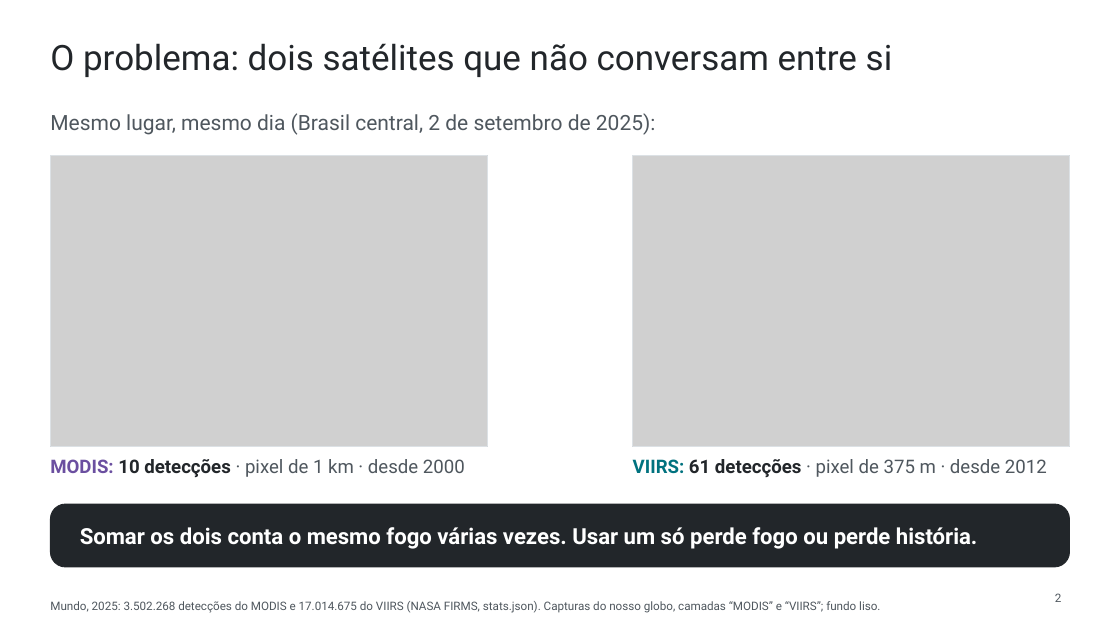
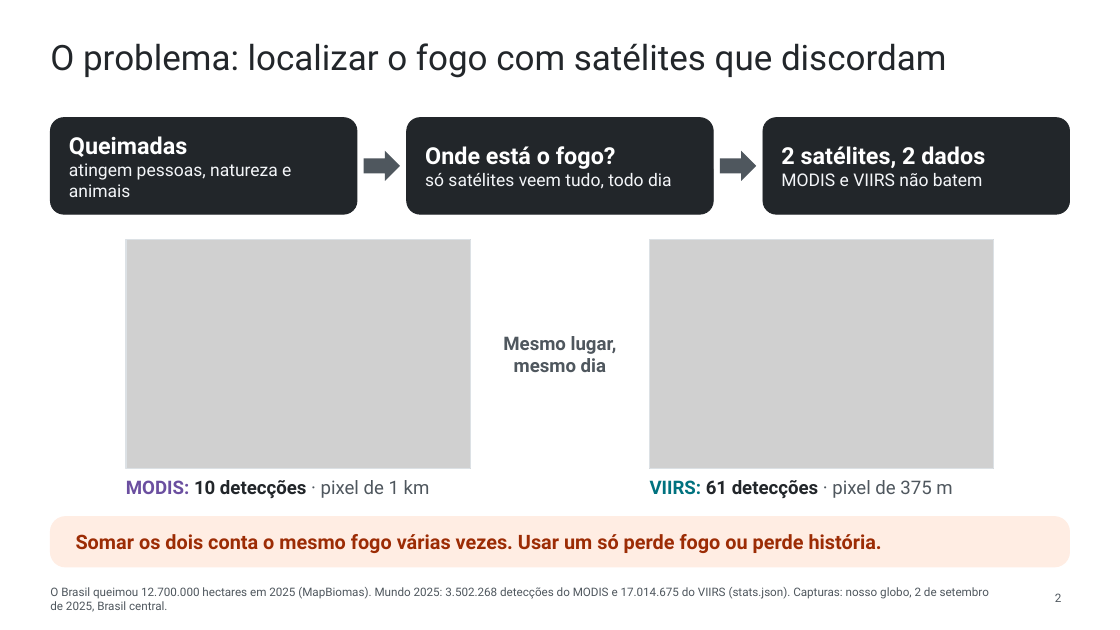
Before and after one commit to WednyFernandes/de-olho-no-fogo, a slide deck: slide 2 of public/apresentacao/de-olho-no-fogo-space-apps-2026-pt.pptx. Drawn at 1120x630 pixels with LibreOffice and Linux fonts; fonts in the diff are those of the drawing; grey boxes stand for pictures. Boxes give left, top, right and bottom in pixels: in the first picture for what was removed or moved away, otherwise in the second. Text is boxed around its words. In the diff, an @@ line names an element or a change of style, - is before the commit and + after.

```diff
--- a/public/apresentacao/de-olho-no-fogo-space-apps-2026-pt.pptx
+++ b/public/apresentacao/de-olho-no-fogo-space-apps-2026-pt.pptx
@@ title at [50, 43, 946, 78]: text changed @@
-O problema: dois satélites que não conversam entre si
+O problema: localizar o fogo com satélites que discordam
@@ text removed at [50, 113, 656, 135] @@
-Mesmo lugar, mesmo dia (Brasil central, 2 de setembro de 2025):
@@ rounded rectangle added at [50, 118, 357, 214], fill #22262A, outline #22262A 0.75 pt @@
@@ rounded rectangle added at [407, 118, 713, 214], fill #22262A, outline #22262A 0.75 pt @@
@@ rounded rectangle added at [763, 118, 1070, 214], fill #22262A, outline #22262A 0.75 pt @@
@@ text added at [69, 136, 291, 197], 15 pt, text #F4F6F9 @@
+Queimadas
+atingem pessoas, natureza e animais
@@ text added at [425, 146, 672, 189], 15 pt, text #F4F6F9 @@
+Onde está o fogo?
+só satélites veem tudo, todo dia
@@ text added at [781, 146, 985, 186], 15 pt, text #F4F6F9 @@
+2 satélites, 2 dados
+MODIS e VIIRS não batem
@@ right arrow added at [364, 150, 400, 181], fill #4F575E @@
@@ right arrow added at [720, 150, 756, 181], fill #4F575E @@
@@ picture: place and size @@
-picture at [50, 155, 487, 446]
+picture at [126, 239, 471, 469]
@@ rectangle: place and size @@
-rectangle at [50, 155, 487, 446]
+rectangle at [126, 239, 471, 469]
@@ picture: place and size @@
-picture at [633, 155, 1070, 446]
+picture at [649, 239, 994, 469]
@@ rectangle: place and size @@
-rectangle at [633, 155, 1070, 446]
+rectangle at [649, 239, 994, 469]
@@ text added at [503, 336, 617, 372], 16 pt, text #4F575E, bold @@
+Mesmo lugar,
+mesmo dia
@@ text at [126, 480, 430, 498]: text changed; text colour #4F575E to #22262A; bold on @@
-MODIS: 10 detecções · pixel de 1 km · desde 2000
+MODIS: 10 detecções · pixel de 1 km
@@ text at [650, 480, 952, 498]: text changed; bold on @@
-VIIRS: 61 detecções · pixel de 375 m · desde 2012
+VIIRS: 61 detecções · pixel de 375 m
@@ rounded rectangle: place and size @@
-rounded rectangle at [50, 504, 1070, 567]
+rounded rectangle at [50, 517, 1070, 567]
@@ rounded rectangle at [50, 517, 1070, 567]: fill #22262A to #FFEDE3; outline #22262A 0.75 pt to #FFEDE3 0.75 pt; proportions changed @@
@@ text "Somar os dois conta o ...": place and size @@
-text "Somar os dois conta o ..." at [80, 527, 977, 549]
+text "Somar os dois conta o ..." at [76, 534, 882, 553]
@@ text "Somar os dois conta o ..." at [76, 534, 882, 553]: size 19 to 17 pt, text colour #FFFFFF to #9C2C05 @@
@@ text at [50, 587, 989, 612]: text changed @@
-Mundo, 2025: 3.502.268 detecções do MODIS e 17.014.675 do VIIRS (NASA FIRMS, stats.json). Capturas do nosso globo, camadas “MODIS” e “VIIRS”; fundo liso.
+O Brasil queimou 12.700.000 hectares em 2025 (MapBiomas). Mundo 2025: 3.502.268 detecções do MODIS e 17.014.675 do VIIRS (stats.json). Capturas: nosso globo, 2 de setembro de 2025, Brasil central.
```
Also in this commit, not shown: 1 other slide changed, 4 other files.
